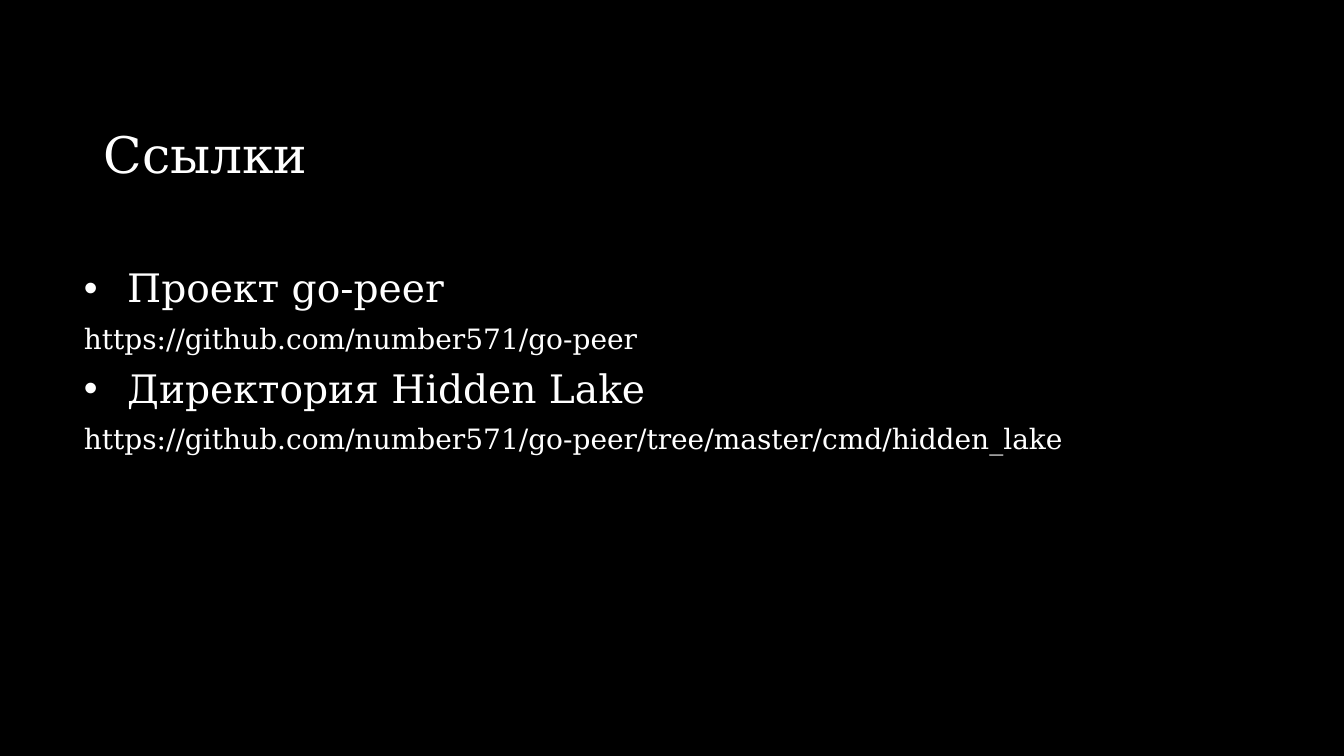
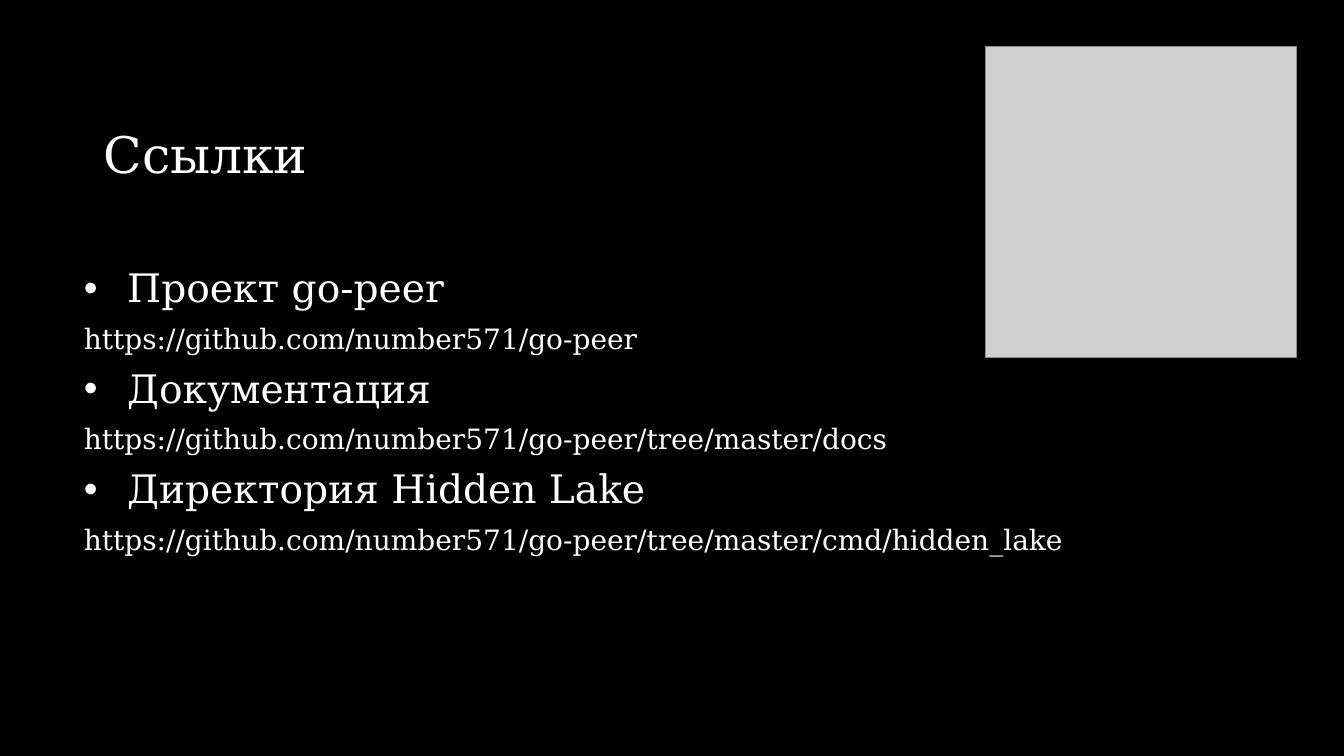
Before and after one commit to number571/go-peer, a slide deck: slide 21 of docs/hidden_lake_anonymous_network.pptx (slide 20 before the commit). Drawn at 1344x756 pixels with LibreOffice and Linux fonts; fonts in the diff are those of the drawing; grey boxes stand for pictures. Boxes give left, top, right and bottom in pixels: in the first picture for what was removed or moved away, otherwise in the second. Text is boxed around its words. In the diff, an @@ line names an element or a change of style, - is before the commit and + after.

```diff
--- a/docs/hidden_lake_anonymous_network.pptx
+++ b/docs/hidden_lake_anonymous_network.pptx
@@ picture added at [986,46,1297,357] @@
@@ text at [84,374,887,456]: paragraphs added @@
+• Документация
+https://github.com/number571/go-peer/tree/master/docs
```
Also in this commit, not shown: 2 other slides changed, 1 slide added, 5 other files.
